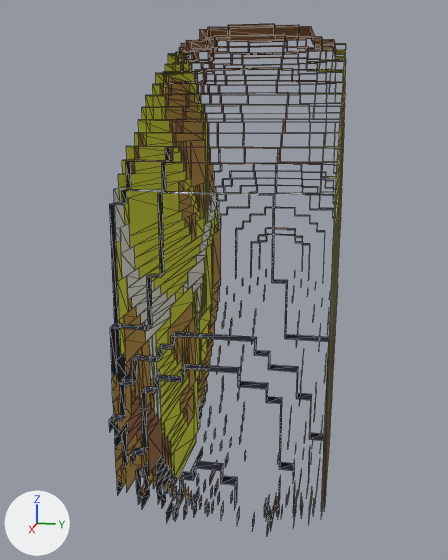
The glTF model balanca/public/voxel/recursos/jazida_ouro.glb as it was, and as the next commit left it.
Camera for both pictures: a 50 mm camera at (61.4, 8.9, 39.4) aimed at (0.1, -3.3, 24.1). Arrows for +X, +Y and +Z are at lower left; the lights stay in place. The first picture is the older version. Mesh edges are drawn as thin lines. Where no turn or scale is listed for an object, it has been applied to the vertices. Vertices at exactly the same position are counted once.
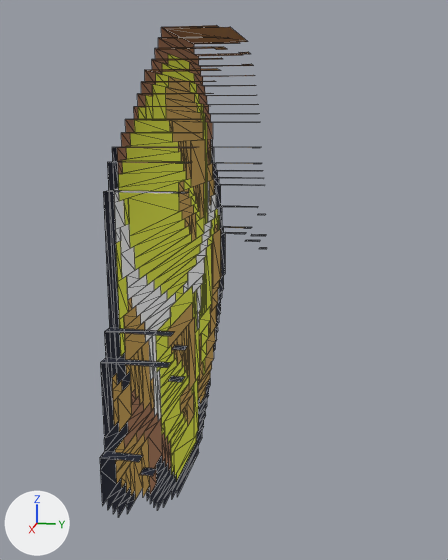
The newer file is also turned or shifted as a whole; pictures and numbers use the older file's frame.

What differs and where, as boxes [x1, y1, x2, y2] in the pictures (448 x 560 px):
'Mesh_0', reshaped (30% narrower)
    before: [109, 24, 346, 534]
    after: [100, 25, 266, 517]
part 1 of me_mesh_0, deleted
    before: [122, 269, 330, 534]
part 2 of me_mesh_0, reshaped
    before: [109, 24, 346, 510]
    after: [100, 25, 266, 517]

The change, as a list of edits to the scene's bpy script:
```text
Change me_mesh_0:
    used by ob_mesh_0; location = (-24.0, 8.0, 0.0)
    remove me_mesh_0.from_pydata(...)  # 2351 vertices, 2172 faces; spans x 0.0..47.0, y -16.0..0.0, z 0.0..48.0
    add me_mesh_0.from_pydata(...)  # 712 vertices, 638 faces; spans x 0.0..47.0, y -16.0..-10.0, z 0.0..48.0
    me_mesh_0 part 1: 98 loose pieces with 618 vertices, spanning x 0.0..47.0, y -15.0..-1.0, z 0.0..20.0, are deleted
    me_mesh_0 part 2: 25 vertices moved from x 0.0..42.0, y -16.0..-5.0, z 3.0..48.0 to x 1.0..42.0, y -16.0..-10.0, z 3.0..48.0; 1234 vertices removed from x 0.0..46.0, y -16.0..0.0, z 2.0..48.0; 213 vertices added at x 0.0..47.0, y -16.0..-10.0, z 0.0..48.0
```
